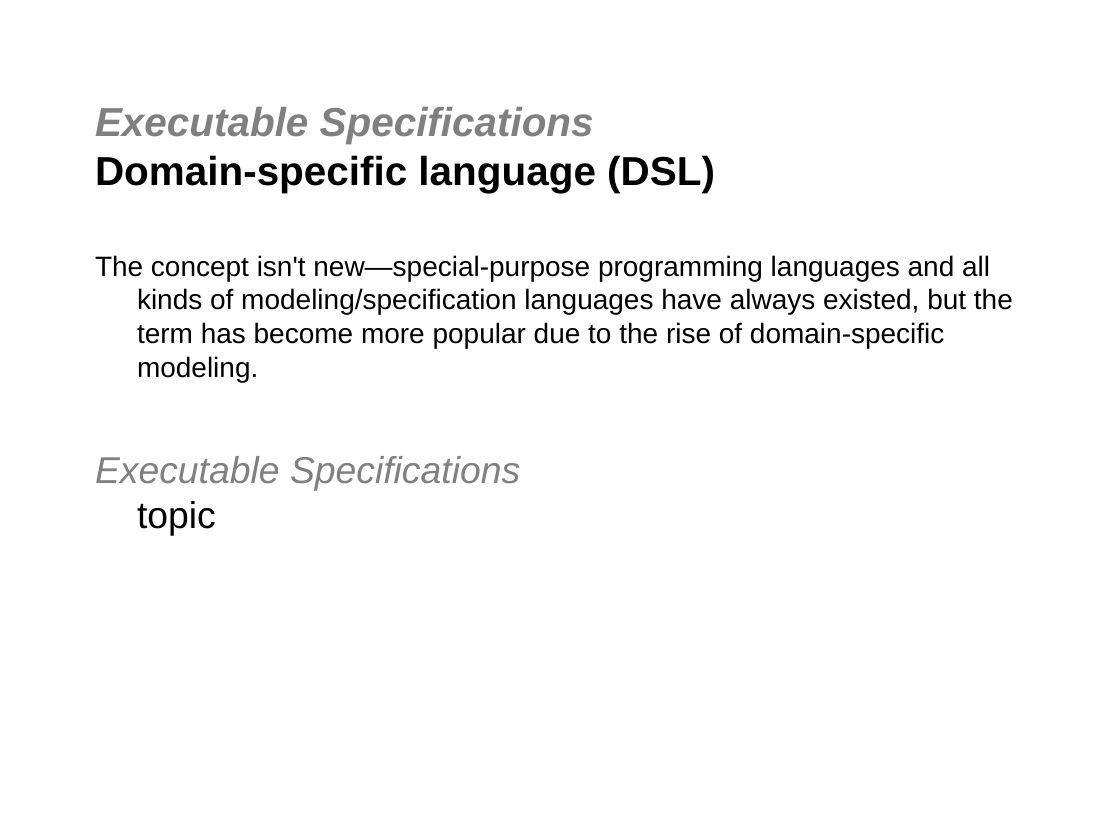
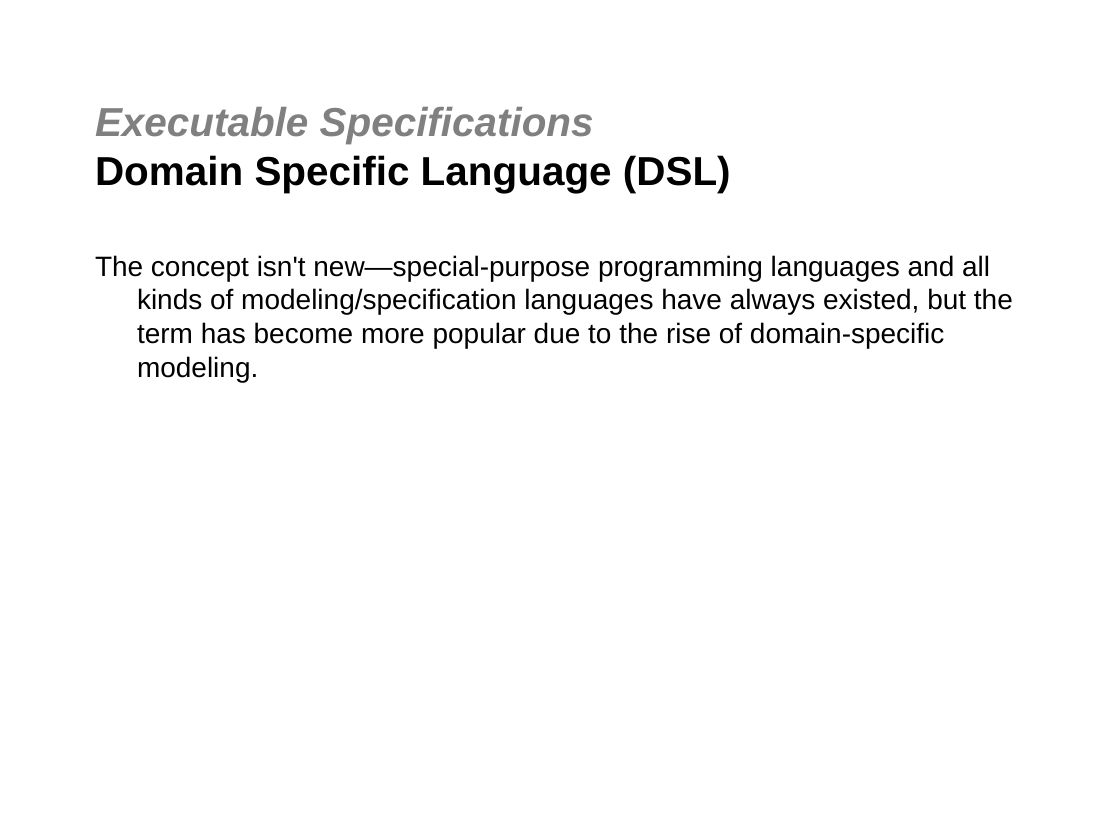
Before and after one commit to jgoodsen/agile2010, a slide deck: slide 6 of 02-bdd-dsl.ppt (slide 5 before the commit). Drawn at 1120x840 pixels with LibreOffice and Linux fonts; fonts in the diff are those of the drawing; background and template pictures are left out. Boxes give left, top, right and bottom in pixels: in the first picture for what was removed or moved away, otherwise in the second. Text is boxed around its words. In the diff, an @@ line names an element or a change of style, - is before the commit and + after.

```diff
--- a/02-bdd-dsl.ppt
+++ b/02-bdd-dsl.ppt
@@ title at (95,107,731,192): text changed @@
-Executable Specifications
-Domain-specific language (DSL)
+Executable Specifications
+Domain Specific Language (DSL)
@@ text at (95,456,520,536): paragraph removed @@
-Executable Specifications
-topic
```
Also in this commit, not shown: 3 other slides changed, 3 slides added, 1 slide removed, 7 other files.
